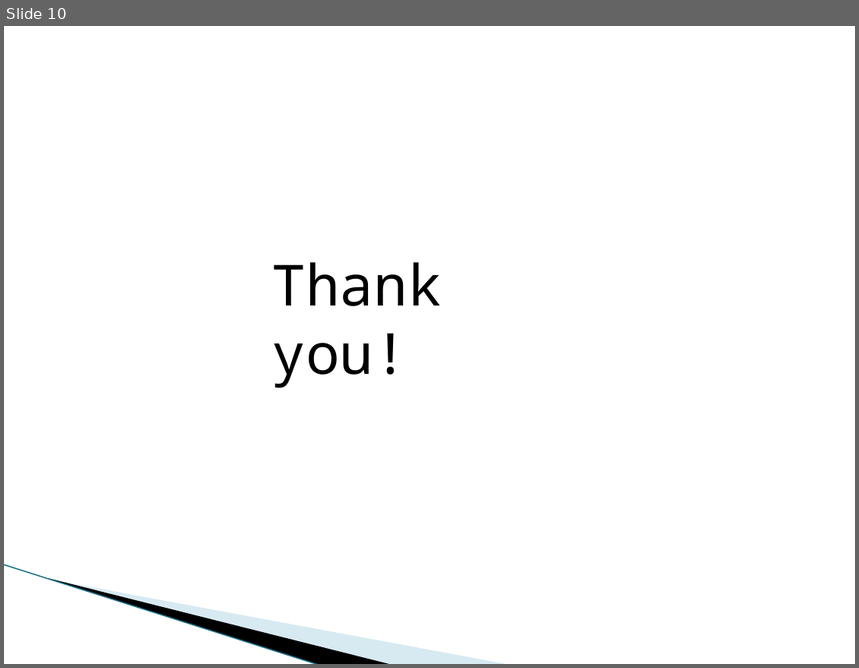
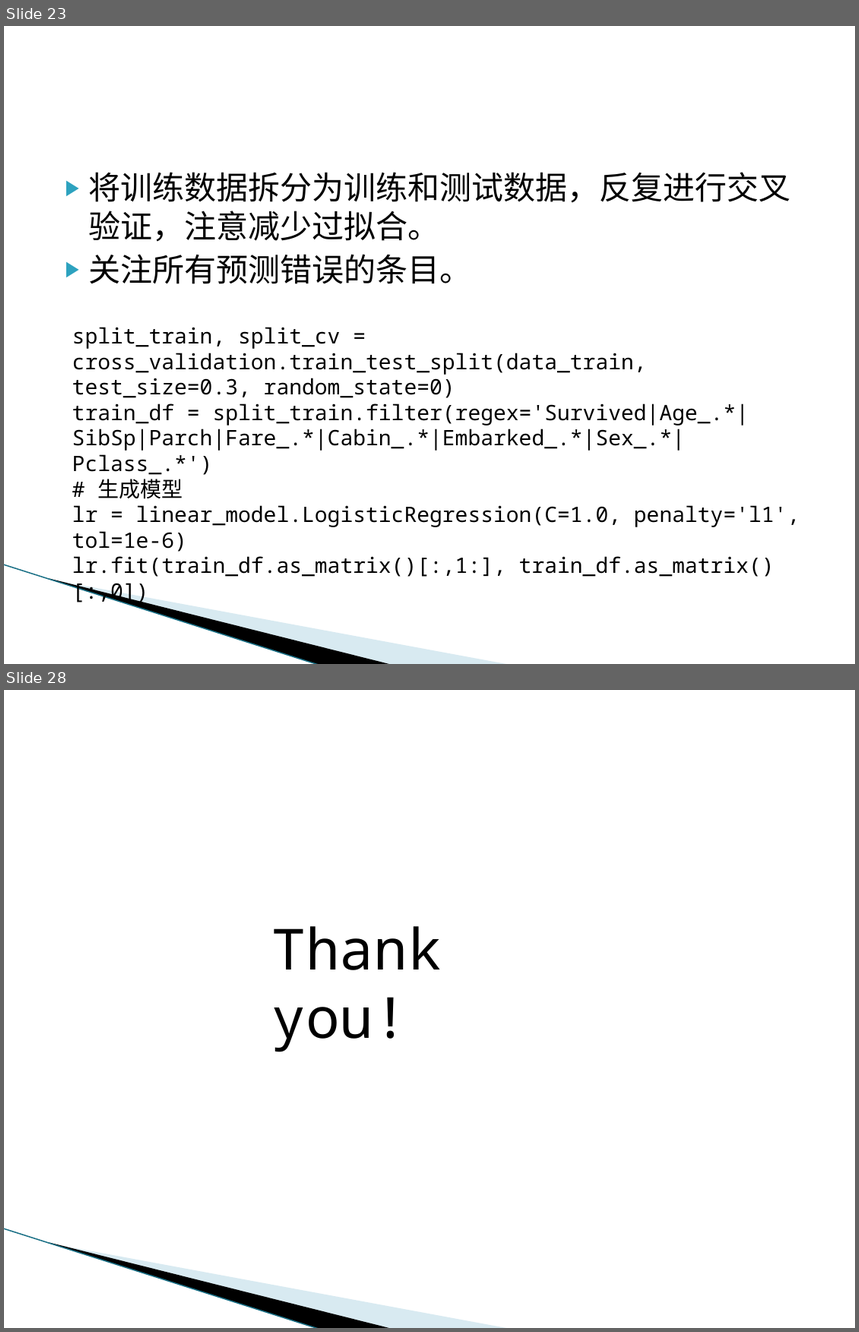
Before and after one commit to evangelist64/ml_test, a slide deck: kaggle/kaggle实战案例分享.pptx. Shown one above the other, each under a label of ours: slide 10 before the commit, slides 23 and 28 after it; the slides between them are not shown. The pictures are 859x668 and 859x1332 pixels, drawn with LibreOffice and Linux fonts; fonts in the diff are those of the drawing; background and template pictures are left out. Boxes give left, top, right and bottom in pixels: in the first picture for what was removed or moved away, otherwise in the second. Text is boxed around its words. In the diff, an @@ line names an element or a change of style, - is before the commit and + after.

Commit message:
test~~

```diff
--- a/kaggle/kaggle实战案例分享.pptx
+++ b/kaggle/kaggle实战案例分享.pptx
@@ slide 23 added at (4,26,855,664), background #FFFFFF; not listed: 3 template elements that a slide beside it also shows @@
@@ text added at (89,172,791,284), 27 pt, text #000000 @@
+▶ 将训练数据拆分为训练和测试数据，反复进行交叉验证，注意减少过拟合。
+▶ 关注所有预测错误的条目。
@@ text added at (72,327,800,605), 18 pt, text #000000 @@
+split_train, split_cv = cross_validation.train_test_split(data_train, test_size=0.3, random_state=0)
+train_df = split_train.filter(regex='Survived|Age_.*|SibSp|Parch|Fare_.*|Cabin_.*|Embarked_.*|Sex_.*|Pclass_.*')
+# 生成模型
+lr = linear_model.LogisticRegression(C=1.0, penalty='l1', tol=1e-6)
+lr.fit(train_df.as_matrix()[:,1:], train_df.as_matrix()[:,0])
@@ what was slide 10 is now slide 28 @@
```
Also in this commit, not shown: 1 slide changed, 18 other slides added, 1 slide removed, 1 other file.
